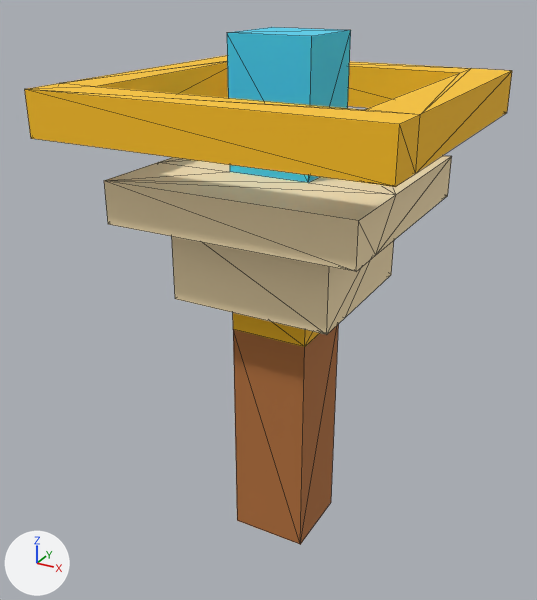
An edit to the glTF model assets/voxel/glb/Weapon_HolyBell.glb, drawn before and after from the same camera.
Camera for both pictures: a 50 mm camera at (1.97, -3.82, 2.54) aimed at (-0.13, -0.01, 0.63). Arrows for +X, +Y and +Z are at lower left; the lights stay in place. The older version comes first. Mesh edges are drawn as thin lines. Vertices at exactly the same position are counted once.

Script lines for the objects in view, before the commit:
```python
me_weapon_holybell = bpy.data.meshes.new('Weapon_HolyBell')
me_weapon_holybell.from_pydata(...)  # 74 vertices, 144 faces; spans x -1.0..1.0, y -1.0..1.0, z -1.0..2.25
me_weapon_holybell.materials.append(mat_cohue_voxel)
ob_weapon_holybell = bpy.data.objects.new('Weapon_HolyBell', me_weapon_holybell)
ob_weapon_holybell.location = (0.0, 0.0, 0.0)
```
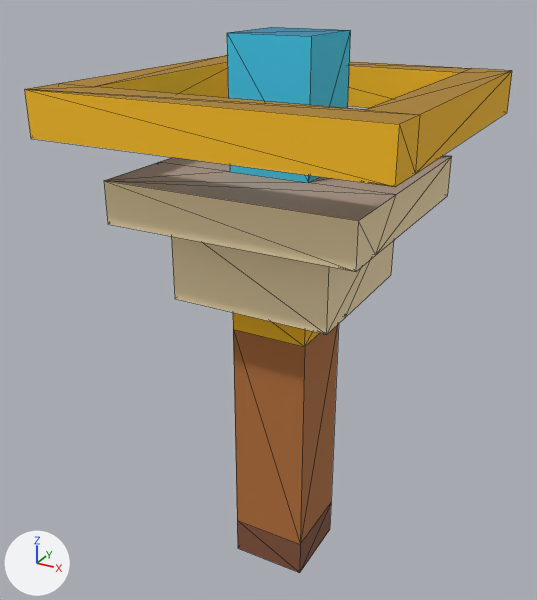
The newer file is also turned or shifted as a whole; pictures and numbers use the older file's frame.

What the commit changed:
me_weapon_holybell is used by ob_weapon_holybell; location (0.0, 0.0, 0.0).
me_weapon_holybell had 74 vertices, 144 faces and spanned x -1.0..1.0, y -1.0..1.0, z -1.0..2.25.
me_weapon_holybell now has 78 vertices, 152 faces and spans x -1.0..1.0, y -1.0..1.0, z -1.25..2.25.
Part 1, on me_weapon_holybell:
34 faces are deleted.
34 new faces join them.
Part 2, on me_weapon_holybell:
2 faces are deleted.
4 vertices are added at (-0.25, 0.25, -1.25), (-0.25, -0.25, -1.25), (0.25, -0.25, -1.25), (0.25, 0.25, -1.25).
10 new faces join them.
me_weapon_holybell part 3: 70 kept faces spanning x -1.0..1.0, y -1.0..1.0, z -1.0..2.25 get new vertex colours.

Location of each change, (x1, y1, x2, y2) in pixels of the pictures (537 x 600 px; the box of a moved part takes in the faces that stretch with it):
'Weapon_HolyBell', reshaped: before (24, 27, 512, 545); after (24, 27, 512, 573)
part 1 of me_weapon_holybell, moved or reshaped: (62, 55, 512, 195) in both
part 2 of me_weapon_holybell, built on (brown): after (237, 503, 331, 573)
part 3 of me_weapon_holybell, recoloured: (28, 27, 512, 545) in both
